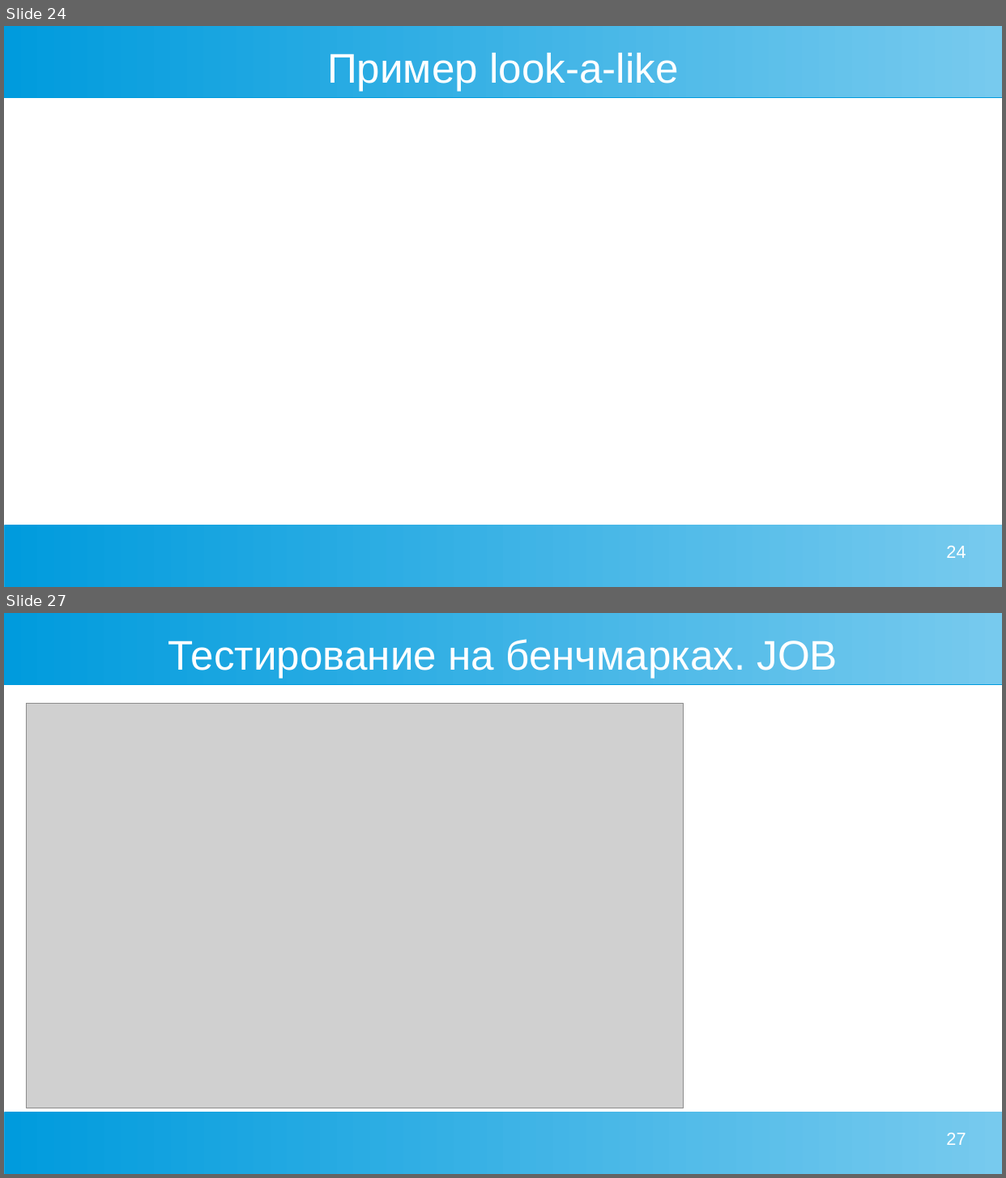
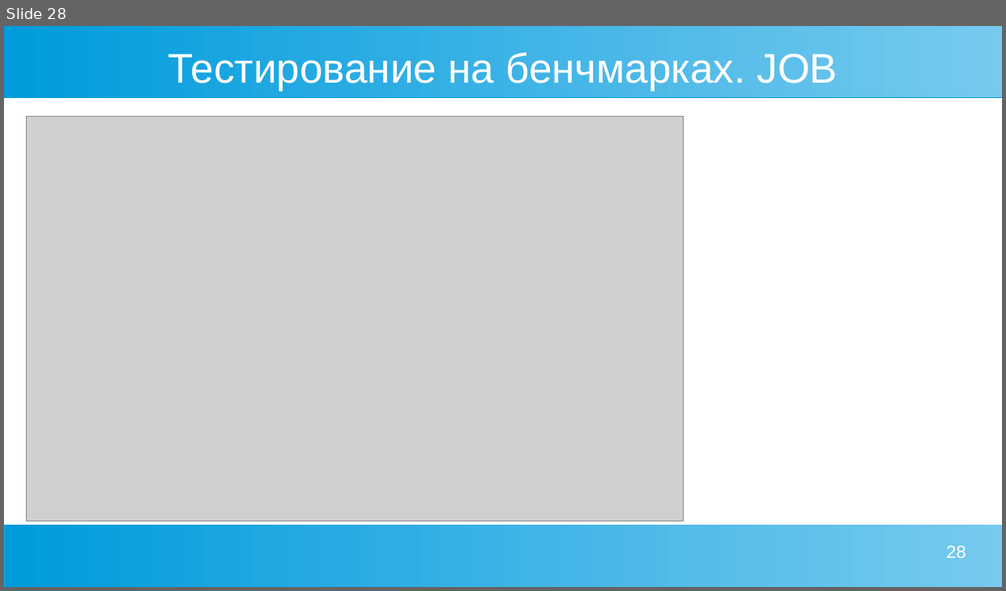
Before and after one commit to Alena0704/conf, a slide deck: aqo_presentation.ppt. Shown one above the other, each under a label of ours: slides 24 and 27 before the commit, slide 28 after it; the slides between them are not shown. The pictures are 1006x1178 and 1006x591 pixels, drawn with LibreOffice and Linux fonts; fonts in the diff are those of the drawing; grey boxes stand for pictures. Boxes give left, top, right and bottom in pixels: in the first picture for what was removed or moved away, otherwise in the second. Text is boxed around its words. In the diff, an @@ line names an element or a change of style, - is before the commit and + after.

```diff
--- a/aqo_presentation.ppt
+++ b/aqo_presentation.ppt
@@ slide 24 removed at [4,26,1002,587], background #FFFFFF; not listed: 2 template elements that a slide beside it also shows @@
@@ title removed at [327,53,678,91] @@
-Пример look-a-like
@@ page number removed at [946,546,965,558] @@
-24
@@ what was slide 27 is now slide 28 @@
@@ page number at [946,546,965,558]: text changed @@
-27
+28
```
Also in this commit, not shown: 12 slides changed, 7 slides added, 6 other slides removed.
